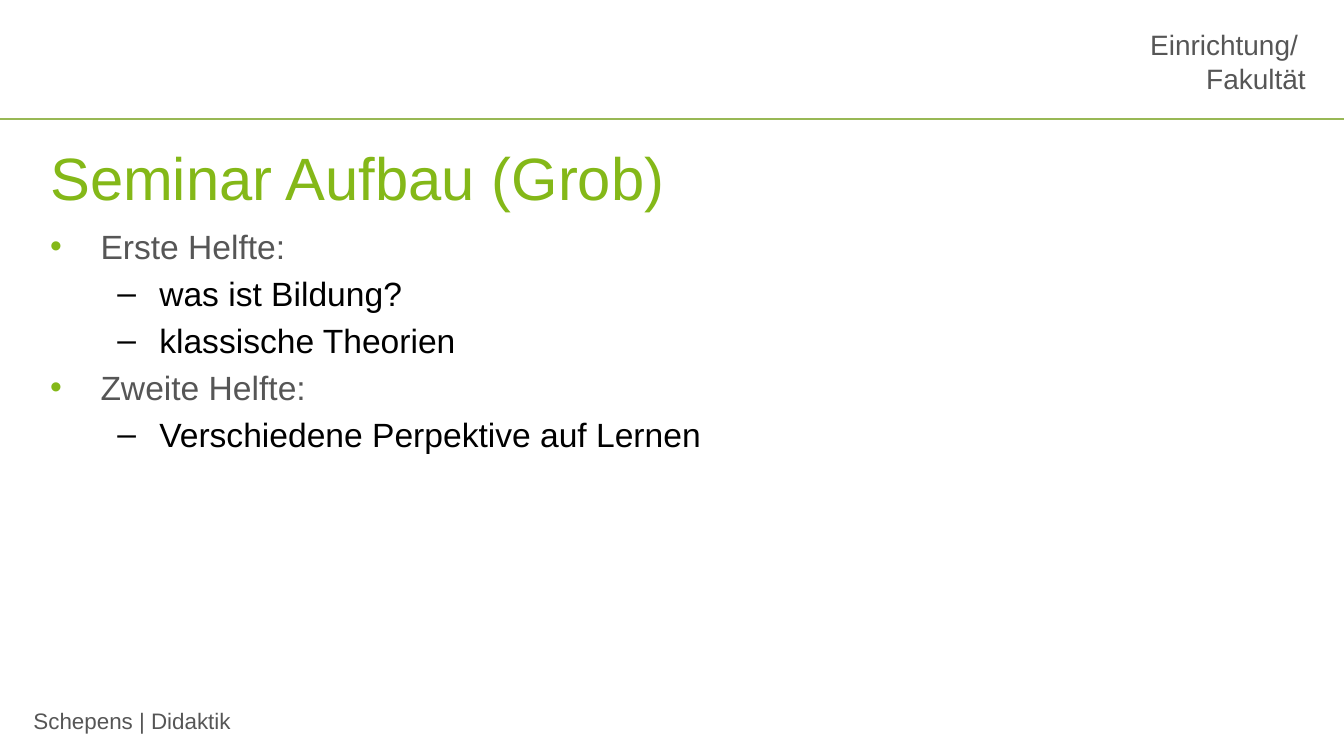
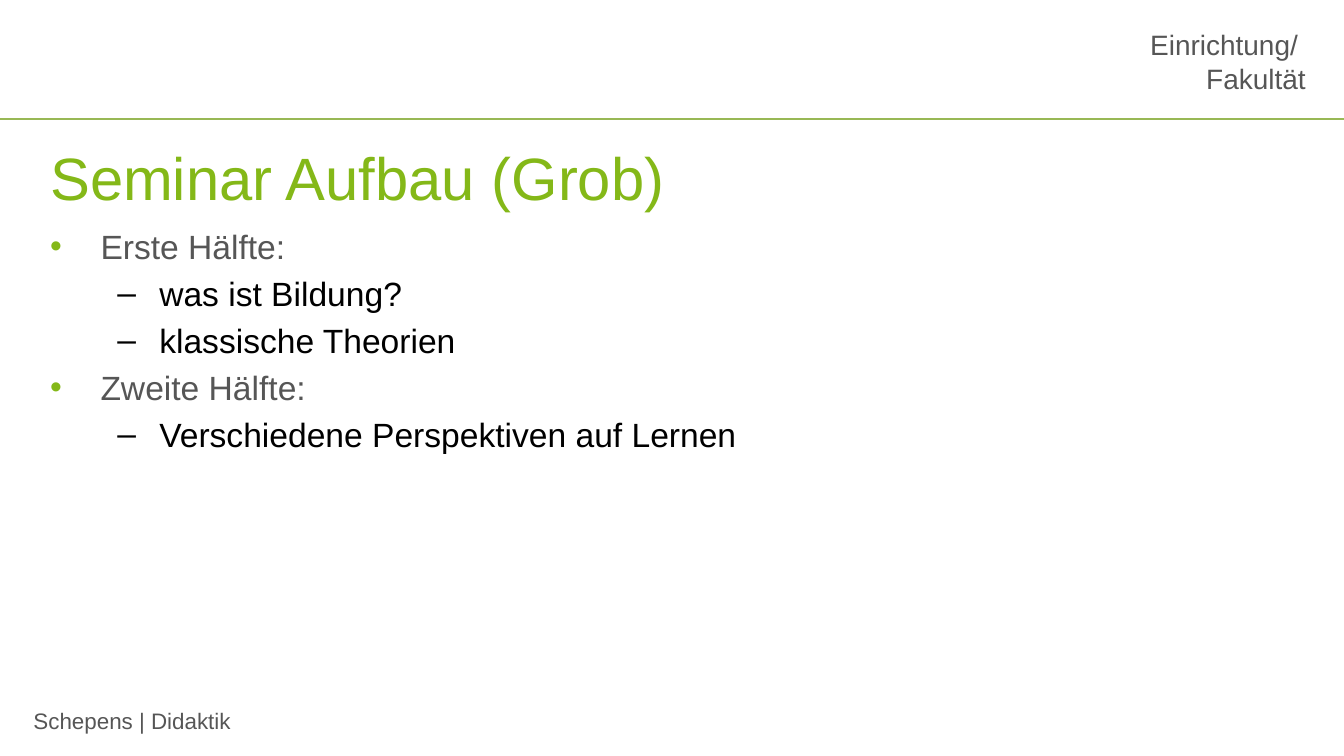
Before and after one commit to jobschepens/didakt22, a slide deck: slide 9 of folien/week1.pptx. Drawn at 1344x756 pixels with LibreOffice and Linux fonts; fonts in the diff are those of the drawing; background and template pictures are left out. Boxes give left, top, right and bottom in pixels: in the first picture for what was removed or moved away, otherwise in the second. Text is boxed around its words. In the diff, an @@ line names an element or a change of style, - is before the commit and + after.

```diff
--- a/folien/week1.pptx
+++ b/folien/week1.pptx
@@ text at (101, 234, 285, 260): text changed @@
-• Erste Helfte:
+• Erste Hälfte:
@@ text at (101, 375, 737, 453): text changed @@
-• Zweite Helfte:
-  – Verschiedene Perpektive auf Lernen
+• Zweite Hälfte:
+  – Verschiedene Perspektiven auf Lernen
```
Also in this commit, not shown: 11 other slides changed, 2 slides added, 1 slide removed, 1 other file.
